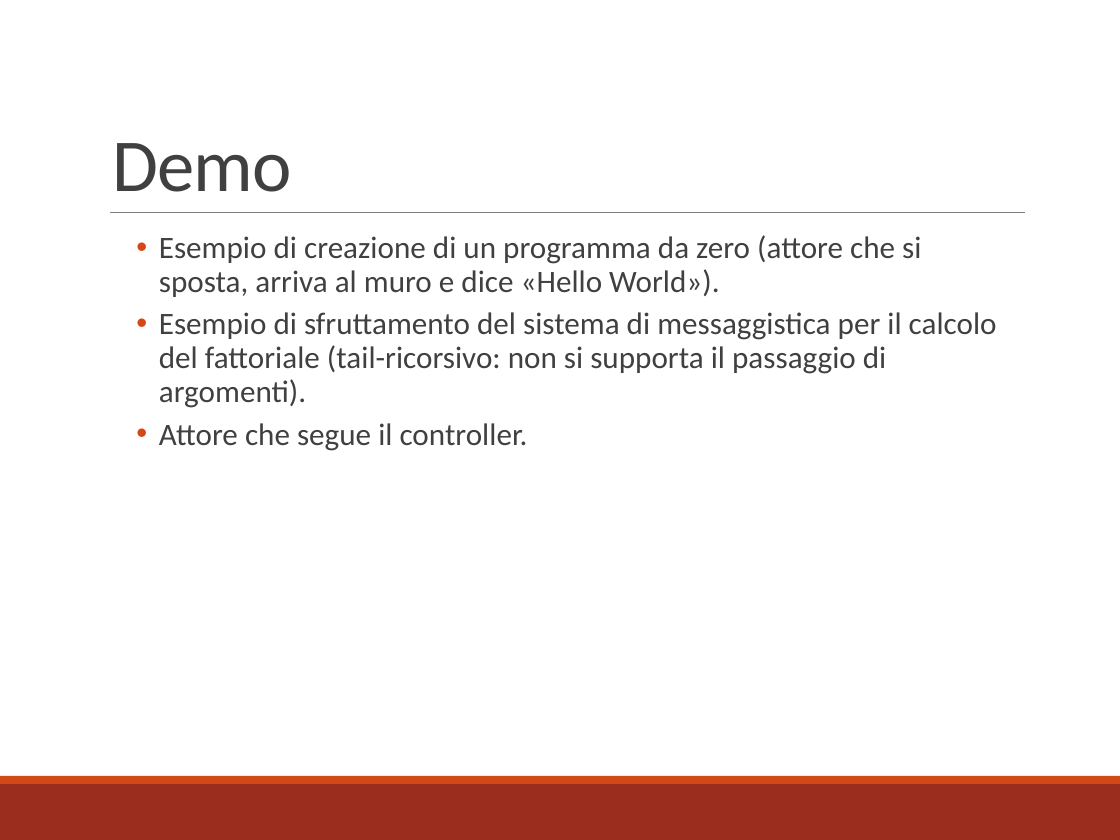
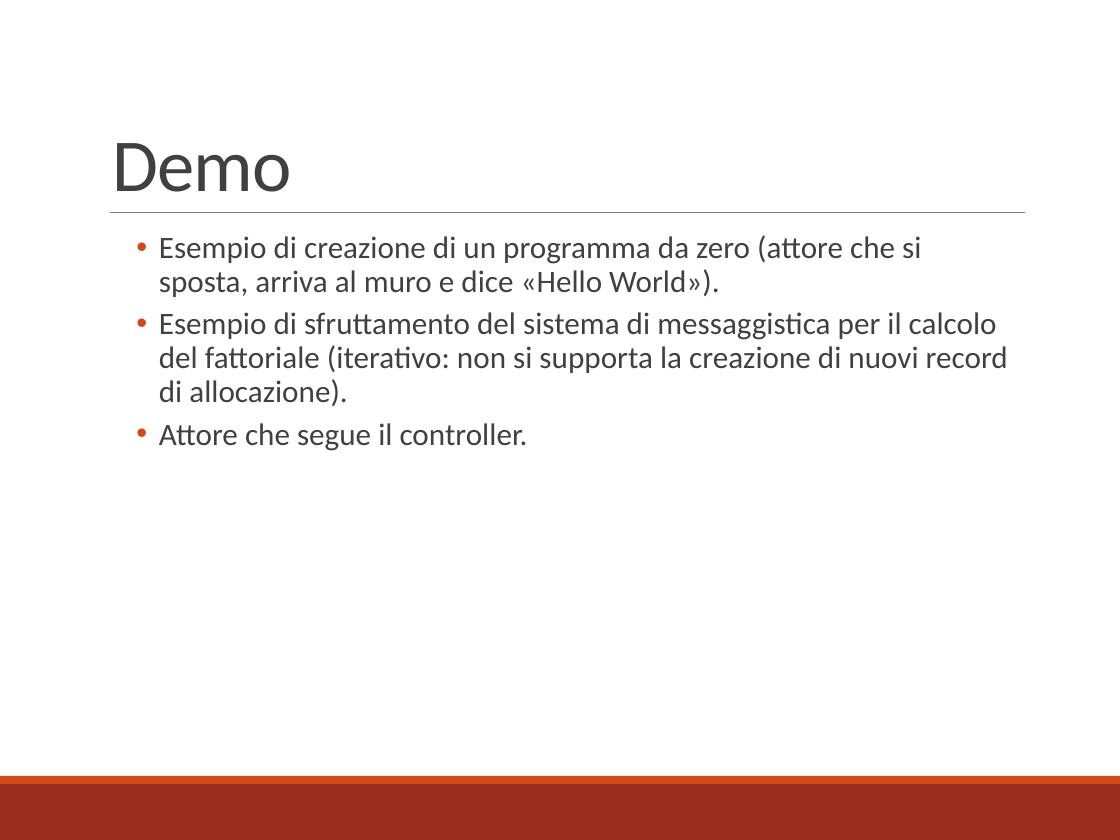
Before and after one commit to mbosc/scartch, a slide deck: slide 23 of Presentazione.pptx. Drawn at 1120x840 pixels with LibreOffice and Linux fonts; fonts in the diff are those of the drawing. Boxes give left, top, right and bottom in pixels: in the first picture for what was removed or moved away, otherwise in the second. Text is boxed around its words. In the diff, an @@ line names an element or a change of style, - is before the commit and + after.

Commit message:
Finire di implementare fattoriale iterativo, implementare movimento con controller

```diff
--- a/Presentazione.pptx
+++ b/Presentazione.pptx
@@ text at <box>159,312,1008,406</box>: text changed @@
-  • Esempio di sfruttamento del sistema di messaggistica per il calcolo del fattoriale (tail-ricorsivo: non si supporta il passaggio di argomenti).
+  • Esempio di sfruttamento del sistema di messaggistica per il calcolo del fattoriale (iterativo: non si supporta la creazione di nuovi record di allocazione).
```
Also in this commit, not shown: 18 other files.
